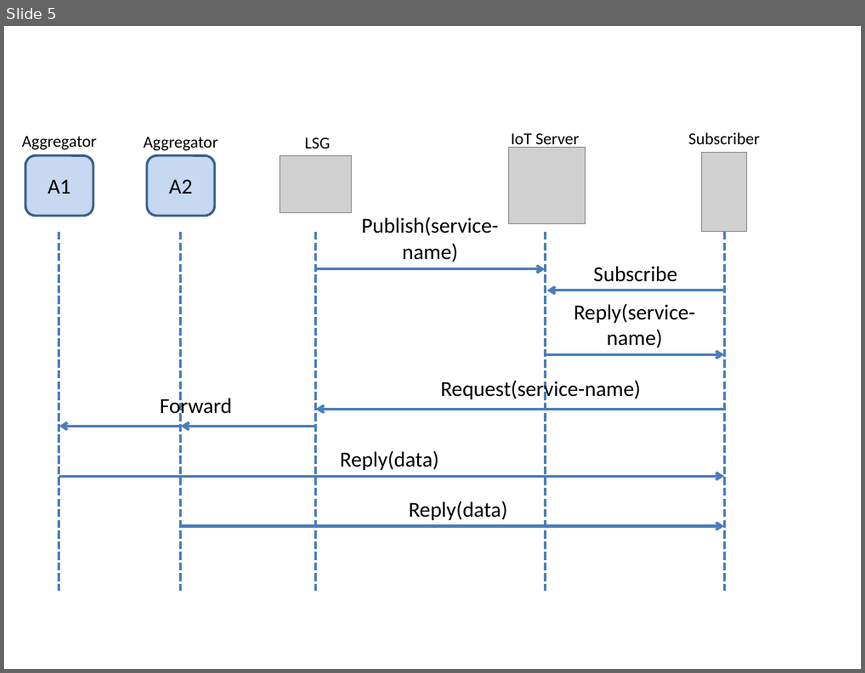
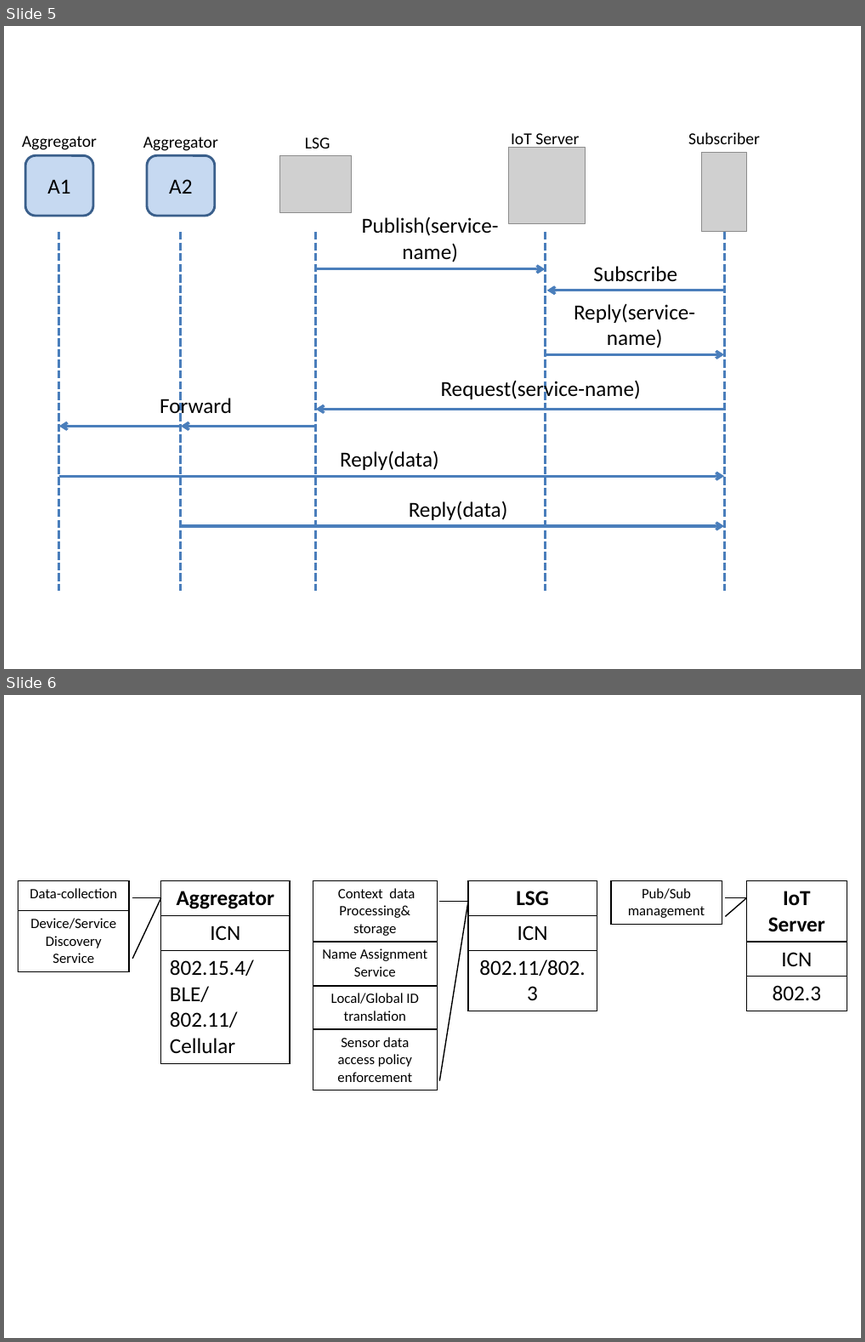
Before and after one commit to sugangli/ICN2015, a slide deck: figure/paper_drawing.pptx. Shown one above the other, each under a label of ours: slide 5 before the commit, slides 5 and 6 after it. The pictures are 865x673 and 865x1342 pixels, drawn with LibreOffice and Linux fonts; fonts in the diff are those of the drawing; grey boxes stand for pictures. Boxes give left, top, right and bottom in pixels: in the first picture for what was removed or moved away, otherwise in the second. Text is boxed around its words. In the diff, an @@ line names an element or a change of style, - is before the commit and + after.

```diff
--- a/figure/paper_drawing.pptx
+++ b/figure/paper_drawing.pptx
@@ slide 6 added at (4, 695, 861, 1338), background #FFFFFF @@
@@ table added at (18, 881, 129, 971), 2 rows, 1 columns @@
+Data-collection
+Device/Service Discovery Service
@@ line added from (132, 898) to (160, 898), #000000 1 pt @@
@@ line added from (160, 898) to (132, 958), #000000 1 pt @@
@@ table added at (160, 881, 290, 1056), 3 rows, 1 columns @@
+Aggregator
+ICN
+802.15.4/BLE/802.11/Cellular
@@ table added at (313, 881, 437, 1089), 4 rows, 1 columns @@
+Context data Processing& storage
+Name Assignment Service
+Local/Global ID translation
+Sensor data access policy enforcement
@@ table added at (468, 881, 597, 1010), 3 rows, 1 columns @@
+LSG
+ICN
+802.11/802.3
@@ table added at (611, 881, 721, 924), 1 rows, 1 columns @@
+Pub/Sub management
@@ line added from (726, 898) to (747, 898), #000000 1 pt @@
@@ line added from (726, 916) to (747, 898), #000000 1 pt @@
@@ table added at (747, 881, 847, 1010), 3 rows, 1 columns @@
+IoT Server
+ICN
+802.3
@@ line added from (439, 902) to (468, 902), #000000 1 pt @@
@@ line added from (439, 1081) to (468, 902), #000000 1 pt @@
```
Also in this commit, not shown: 10 other files.
